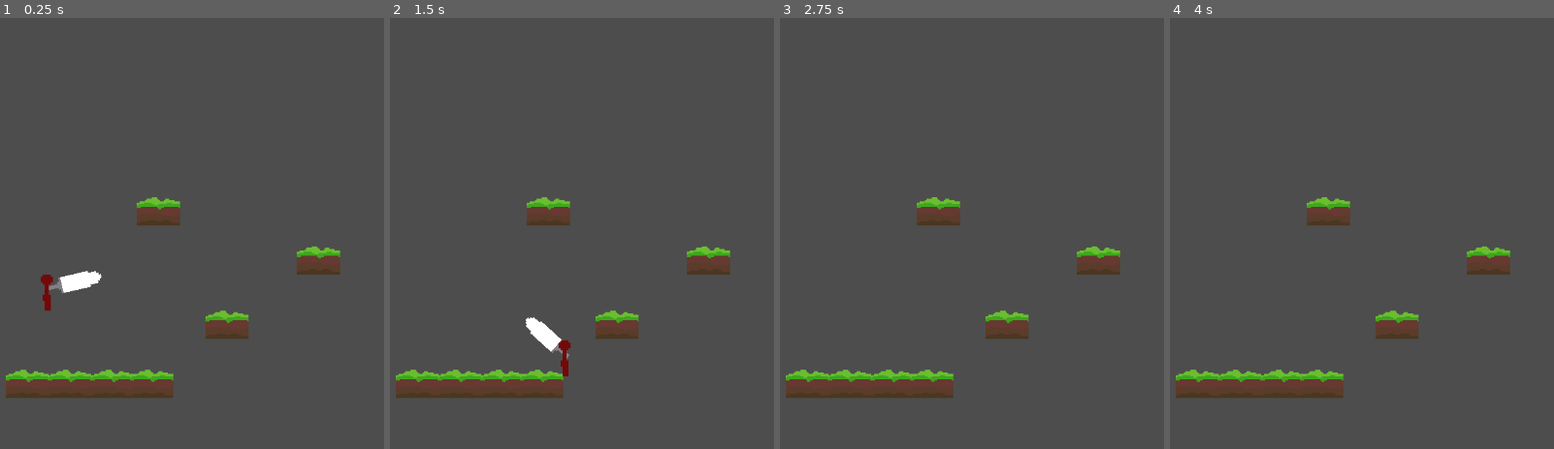
Above: before the commit, frames 1-4 (left to right).
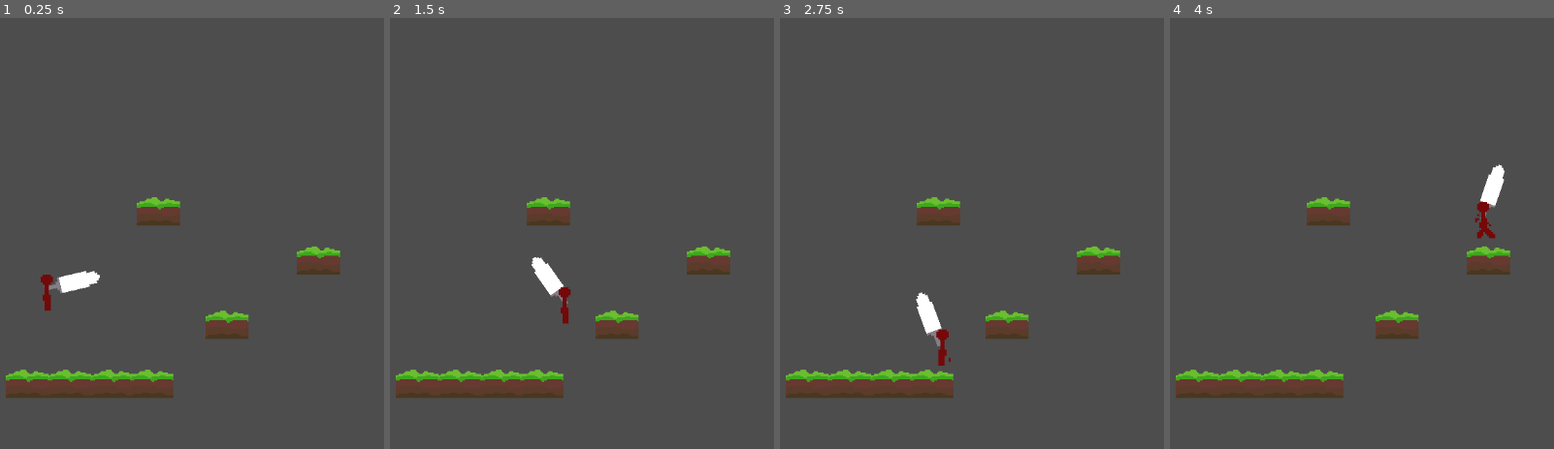
Above: after the commit, the same moments.

Repository: jrodriguez-vl/SlamKing
Game: Godot game, scene res://Scenes/TestLevel.tscn
Two runs of this game, one before a commit and one after it. Both use one fixed random seed, a clock stepped at 60 frames per second and the inputs below.
Inputs (mouse positions are in pixels of both pictures, inside the frame that each line leads up to):
- Up to frame 1 (0.25 s): no input
- Up to frame 2 (1.5 s): move the mouse to (outside the picture) at 0.52 s; press the mouse at (outside the picture) at 0.53 s; hold F (walk_right) from 0.53 s (still down); move the mouse to (528, 255) at 1.27 s; release the mouse at (528, 255) at 1.28 s; click (528, 255) at 1.35 s
- Up to frame 3 (2.75 s): move the mouse to (1152, 134) at 2.02 s; release F (walk_right) at 2.03 s; press the mouse at (1152, 134) at 2.03 s; hold S (walk_left) from 2.03 s (still down)
- Up to frame 4 (4 s): move the mouse to (1427, 319) at 2.77 s; release S (walk_left) at 2.78 s; release the mouse at (1427, 319) at 2.78 s; hold F (walk_right) from 2.78 s (still down); click (1427, 319) at 2.85 s; move the mouse to (outside the picture) at 3.52 s; press the mouse at (outside the picture) at 3.53 s

The runs differ from the first frame. In frame 1, less than 0.1% of the frame differs, in the area x 12-27%, y 58-64%; in frame 2, 1.1%, in the area x 35-47%, y 55-84%; in frame 3, 0.6%; in frame 4, 0.6%.

Commit message:
reverse sword

Diff:
--- a/Scenes/Player.tscn
+++ b/Scenes/Player.tscn
@@ -2,7 +2,7 @@
 
 [ext_resource type="Script" path="res://Scripts/Player.gd" id="1_64d7g"]
 [ext_resource type="Texture2D" uid="uid://c0jbl1bhnljlo" path="res://Sprites/lavaboy-walking.png" id="1_n8su4"]
-[ext_resource type="PackedScene" uid="uid://bi727h224xcyb" path="res://Scenes/Sword.tscn" id="2_2g352"]
+[ext_resource type="PackedScene" uid="uid://bt8bdy5mjvapu" path="res://Scenes/SwordFullSwing.tscn" id="2_xu1pd"]
 
 [sub_resource type="RectangleShape2D" id="RectangleShape2D_aftcr"]
 size = Vector2(2.5, 17.5317)
@@ -48,9 +48,11 @@
 collision_mask = 4
 script = ExtResource("1_64d7g")
 
-[node name="Sword" parent="." instance=ExtResource("2_2g352")]
+[node name="Sword2" parent="." instance=ExtResource("2_xu1pd")]
+position = Vector2(-0.666667, 0)
 scale = Vector2(1, 1)
-swingSpeed = 100.0
+windupSpeed = 900.0
+swingSpeed = 1000.0
 
 [node name="CollisionShape2D" type="CollisionShape2D" parent="."]
 position = Vector2(-0.583, 2.09917)
@@ -59,5 +61,7 @@
 [node name="AnimatedSprite2D" type="AnimatedSprite2D" parent="."]
 sprite_frames = SubResource("SpriteFrames_pgkid")
 animation = &"walk"
+frame = 2
+frame_progress = 0.485478
 
-[connection signal="Launch" from="Sword" to="." method="_on_sword_launch"]
+[connection signal="Launch" from="Sword2" to="." method="_on_sword_2_launch"]
--- /dev/null
+++ b/Scenes/SwordFullSwing.tscn
@@ -0,0 +1,34 @@
+[gd_scene load_steps=4 format=3 uid="uid://bt8bdy5mjvapu"]
+
+[ext_resource type="Script" path="res://Scripts/SwordFullSwing.gd" id="1_0brtt"]
+[ext_resource type="Texture2D" uid="uid://bd3kdfc1vg2wn" path="res://Sprites/bigolsword3.png" id="2_2qvce"]
+
+[sub_resource type="RectangleShape2D" id="RectangleShape2D_53oqm"]
+size = Vector2(19.25, 5.75)
+
+[node name="SwordFullSwing" type="Node2D" node_paths=PackedStringArray("rotationPoint")]
+scale = Vector2(4, 4)
+script = ExtResource("1_0brtt")
+rotationPoint = NodePath("RotationPoint")
+swingSpeed = 100.0
+
+[node name="RotationPoint" type="Node2D" parent="."]
+position = Vector2(-13.06, 0)
+
+[node name="SwordBody" type="Node2D" parent="."]
+
+[node name="Sprite2D" type="Sprite2D" parent="SwordBody"]
+rotation = 1.5708
+texture = ExtResource("2_2qvce")
+centered = false
+offset = Vector2(-16.215, -28.68)
+
+[node name="Area2D" type="Area2D" parent="SwordBody"]
+collision_layer = 2
+collision_mask = 4
+
+[node name="CollisionShape2D" type="CollisionShape2D" parent="SwordBody/Area2D"]
+position = Vector2(15.505, 0)
+shape = SubResource("RectangleShape2D_53oqm")
+
+[connection signal="body_entered" from="SwordBody/Area2D" to="." method="_on_area_2d_body_entered"]
--- a/Scripts/Player.gd
+++ b/Scripts/Player.gd
@@ -17,6 +17,10 @@
 	var direction = Input.get_axis("walk_left", "walk_right") * moveSpeed
 	if direction != 0:
 		sprite.flip_h = direction < 0
+		sprite.play()
+	else:
+		sprite.stop()
+
 	velocity.x += direction
 
 func _physics_process(delta):
@@ -30,3 +34,8 @@
 func _on_sword_launch():
 	print_debug("launching")
 	velocity.y = -launchForce
+
+
+func _on_sword_2_launch():
+	print_debug("launching")
+	velocity.y = -launchForce
--- /dev/null
+++ b/Scripts/SwordFullSwing.gd
@@ -0,0 +1,81 @@
+extends Node2D
+
+@export var rotationPoint: Node2D
+@export var windupSpeed: float = 100
+@export var swingSpeed: float = 1000
+@export var maxSwingRotation: float = 110
+@export var windbackOffset: float = 20
+
+
+signal Launch
+
+var collider: CollisionShape2D
+var swordBody: Node2D
+
+var chargedRotation: float
+var swinging: bool
+var isLeftOfMouse: bool
+
+var windbackDegrees: float = -90
+var maxReverseSwingRotation: float = 70
+
+# Called when the node enters the scene tree for the first time.
+func _ready():
+	swordBody = get_node("SwordBody")
+	collider = get_node("SwordBody/Area2D/CollisionShape2D")
+	swinging = false
+
+# Called every frame. 'delta' is the elapsed time since the previous frame.
+func _process(delta):
+	rotationPoint.global_rotation_degrees = 0
+	swing(delta)
+	collider.disabled = !swinging
+
+func swing(delta):
+	if swinging:
+		var amountToRotate = delta * swingSpeed
+
+		if isLeftOfMouse:
+			swordBody.global_rotation_degrees += amountToRotate
+
+			if swordBody.global_rotation_degrees >= maxSwingRotation:
+				swinging = false
+		else:
+			swordBody.global_rotation_degrees -= amountToRotate
+			print(swordBody.global_rotation_degrees)
+			print(amountToRotate)
+
+			if swordBody.global_rotation_degrees <= maxReverseSwingRotation && swordBody.global_rotation_degrees > 0:
+				swinging = false
+
+	elif Input.is_action_pressed("swing") && !swinging:
+		chargedRotation += delta * windupSpeed
+		chargedRotation = clampf(chargedRotation, 0, -windbackDegrees)
+
+		var mousePos = get_global_mouse_position()
+		isLeftOfMouse = rotationPoint.global_position.x < mousePos.x
+
+		var point = rotationPoint.get_angle_to(mousePos)
+		var degrees = rad_to_deg(point)
+		if isLeftOfMouse:
+			degrees -= chargedRotation
+			swordBody.global_rotation_degrees = max(windbackDegrees - windbackOffset, degrees)
+		else:
+			degrees += chargedRotation
+			swordBody.global_rotation_degrees = min(windbackDegrees + windbackOffset, degrees)
+
+	elif chargedRotation != 0:
+		chargedRotation = 0
+		swinging = true
+
+	else:
+		var mousePos = get_global_mouse_position()
+		swordBody.look_at(mousePos)
+
+func _on_area_2d_body_entered(body):
+	print(body.name)
+	chargedRotation = 0
+	swinging = false
+	Launch.emit()
+	collider.set_deferred("disabled", true)
+	# maybe kick up some animation at the trigger point
